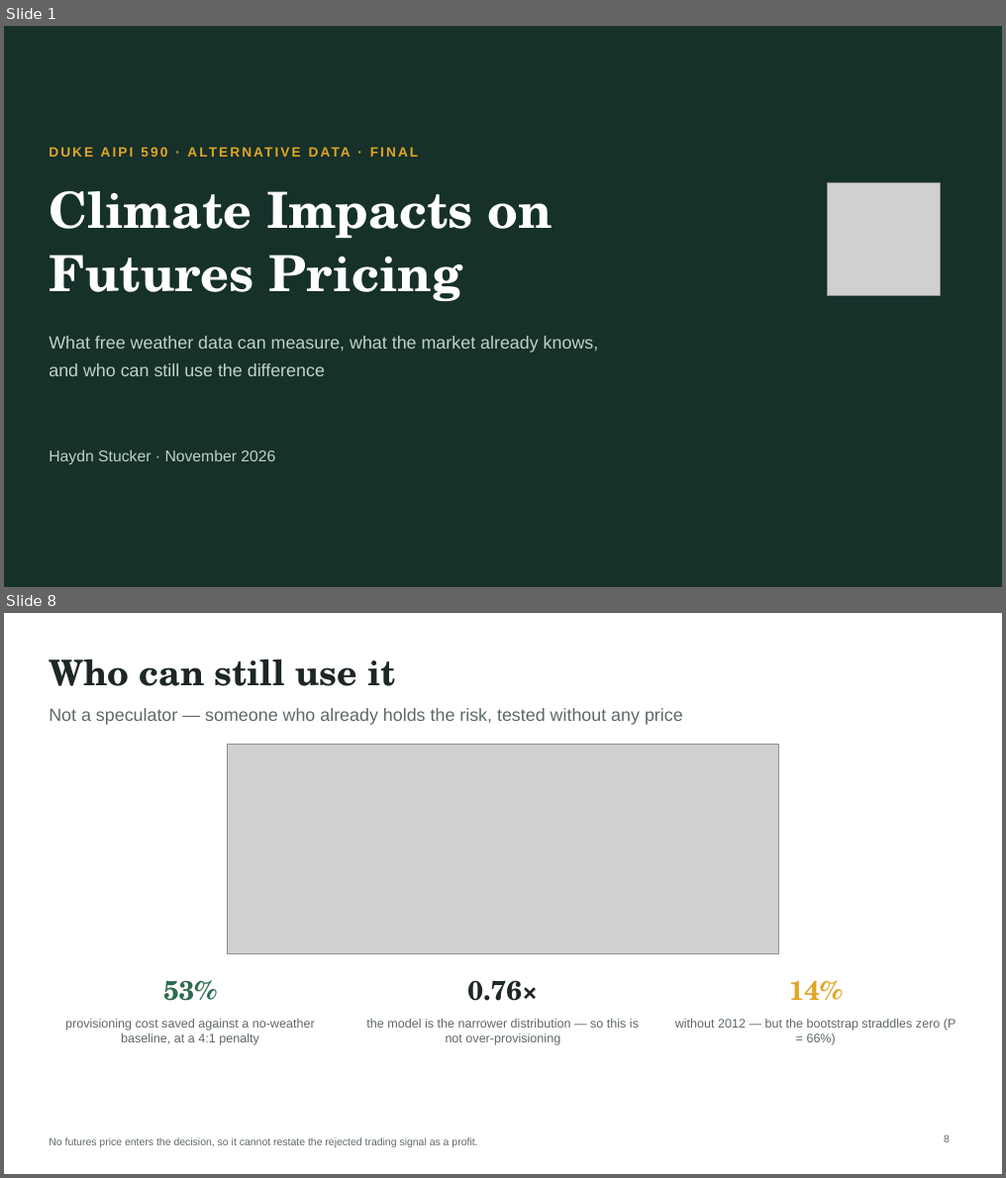
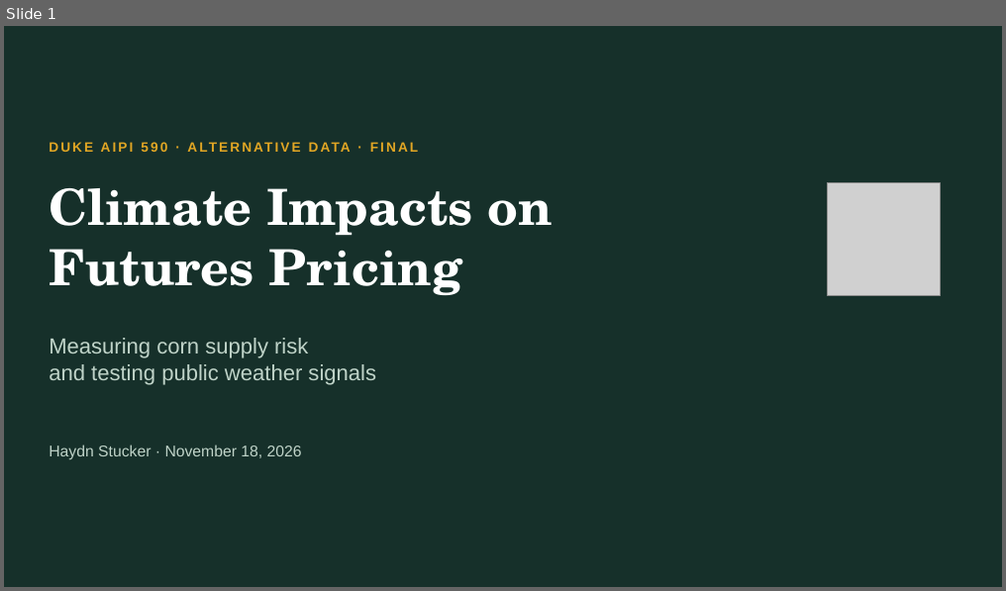
Before and after one commit to haydn-s/climate-futures-pricing, a slide deck: presentation/final/output/Final Presentation.pptx. Shown one above the other, each under a label of ours: slides 1 and 8 before the commit, slide 1 after it; the slides between them are not shown. The pictures are 1006x1178 and 1006x591 pixels, drawn with LibreOffice and Linux fonts; fonts in the diff are those of the drawing; grey boxes stand for pictures. Boxes give left, top, right and bottom in pixels: in the first picture for what was removed or moved away, otherwise in the second. Text is boxed around its words. In the diff, an @@ line names an element or a change of style, - is before the commit and + after.

```diff
--- a/presentation/final/output/Final Presentation.pptx
+++ b/presentation/final/output/Final Presentation.pptx
@@ slide 8 removed at (4, 613, 1002, 1174), background #FFFFFF @@
@@ text removed at (49, 659, 395, 686) @@
-Who can still use it
@@ text removed at (49, 708, 683, 725) @@
-Not a speculator — someone who already holds the risk, tested without any price
@@ picture removed at (227, 744, 779, 954) @@
@@ text removed at (163, 980, 217, 1001) @@
-53%
@@ text removed at (467, 980, 538, 1001) @@
-0.76×
@@ text removed at (789, 980, 843, 1000) @@
-14%
@@ text removed at (65, 1019, 315, 1046) @@
-provisioning cost saved against a no-weather baseline, at a 4:1 penalty
@@ text removed at (366, 1019, 639, 1046) @@
-the model is the narrower distribution — so this is not over-provisioning
@@ text removed at (675, 1019, 956, 1046) @@
-without 2012 — but the bootstrap straddles zero (P = 66%)
@@ text removed at (49, 1138, 477, 1148) @@
-No futures price enters the decision, so it cannot restate the rejected trading signal as a profit.
@@ page number removed at (944, 1136, 949, 1143) @@
-8
@@ slide 1 changed as well @@
@@ text "DUKE AIPI 590 · ALTERNATIVE ..." at (49, 138, 723, 165): vertical alignment middle to top @@
@@ text "Climate Impacts on" at (49, 188, 551, 295): line spacing 1.05 to 1 @@
@@ text at (49, 338, 376, 385): text changed; size 17 to 21 pt @@
-What free weather data can measure, what the market already knows,
-and who can still use the difference
+Measuring corn supply risk
+and testing public weather signals
@@ text "Haydn Stucker · November 18, ..." at (49, 445, 302, 461): vertical alignment middle to top @@
@@ text at (49, 445, 302, 461): text changed @@
-Haydn Stucker · November 2026
+Haydn Stucker · November 18, 2026
```
Also in this commit, not shown: 11 slides added, 7 other slides removed, 6 other files.
